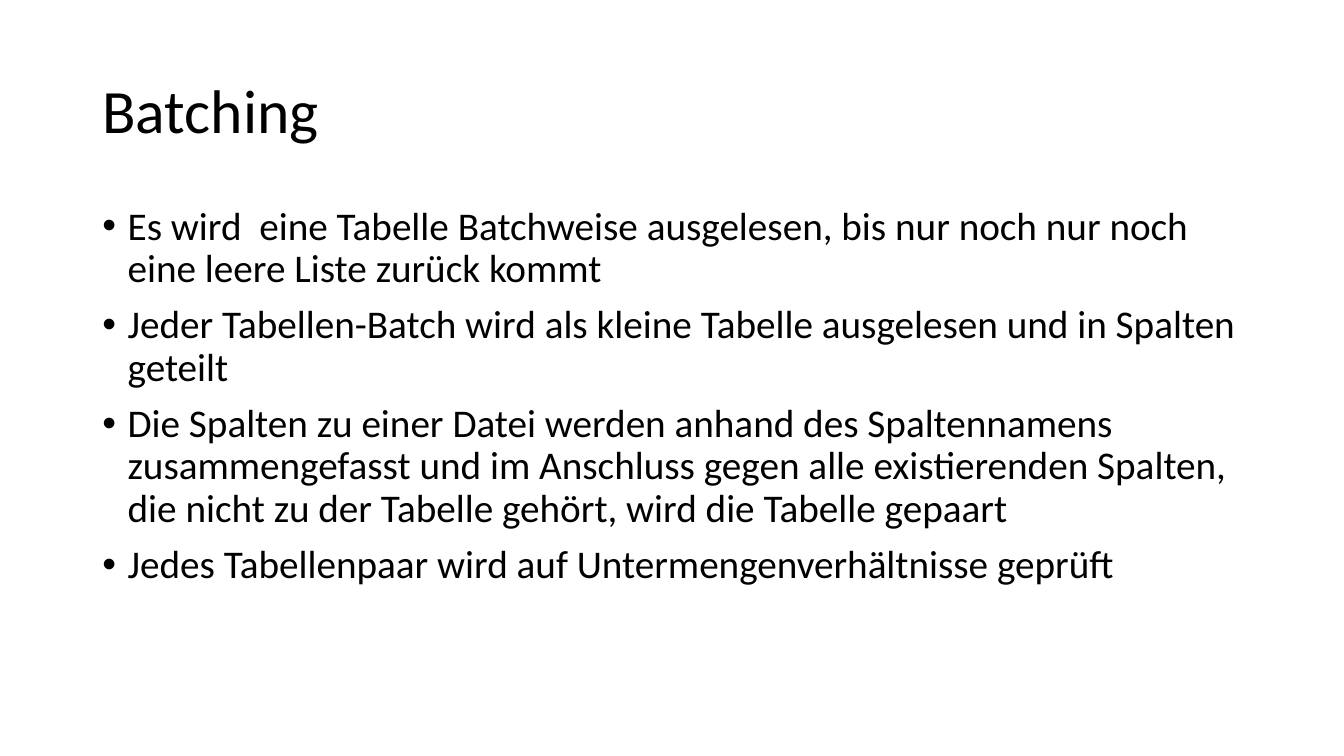
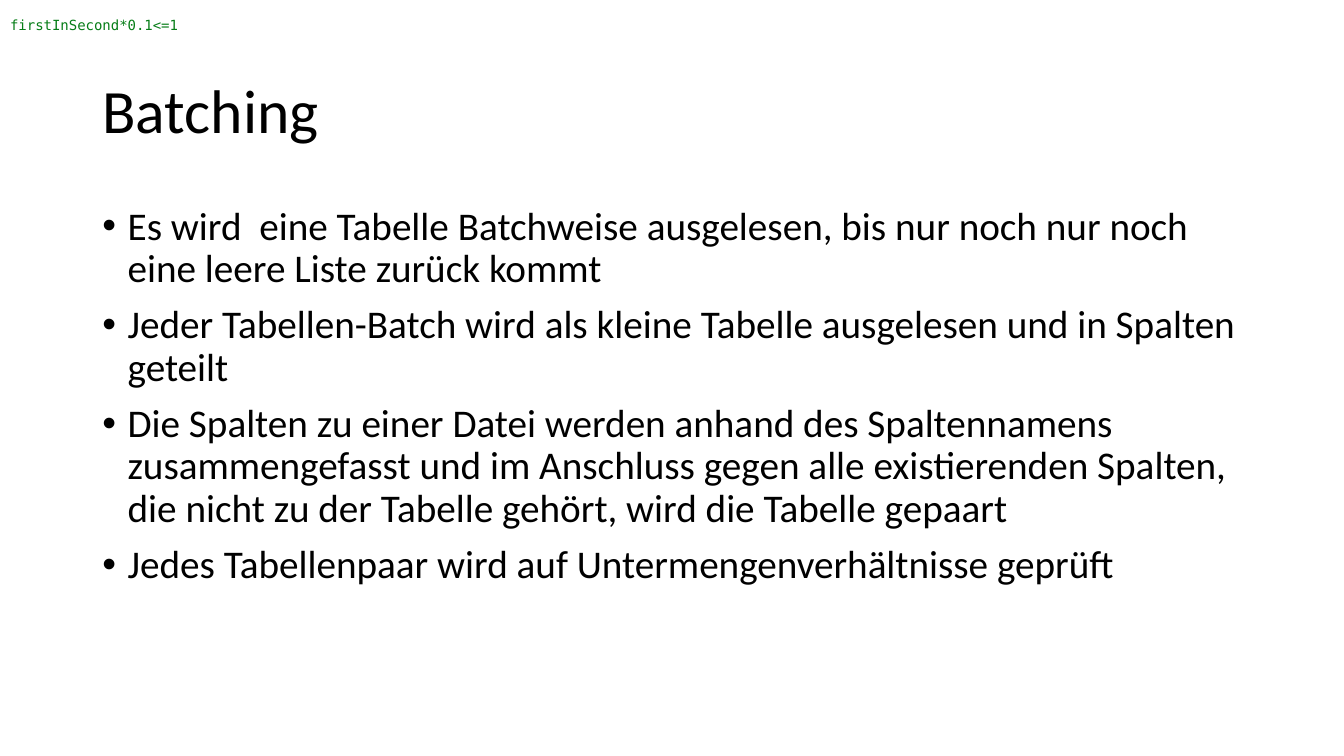
Before and after one commit to johannareidt/ddm-akka, a slide deck: slide 2 of pres.pptx. Drawn at 1344x756 pixels with LibreOffice and Linux fonts; fonts in the diff are those of the drawing. Boxes give left, top, right and bottom in pixels: in the first picture for what was removed or moved away, otherwise in the second. Text is boxed around its words. In the diff, an @@ line names an element or a change of style, - is before the commit and + after.

```diff
--- a/pres.pptx
+++ b/pres.pptx
@@ text added at <box>10,19,178,31</box>, 10 pt, text #067D17 @@
+firstInSecond*0.1<=1
```
Also in this commit, not shown: 1 slide added, 1 other file.
